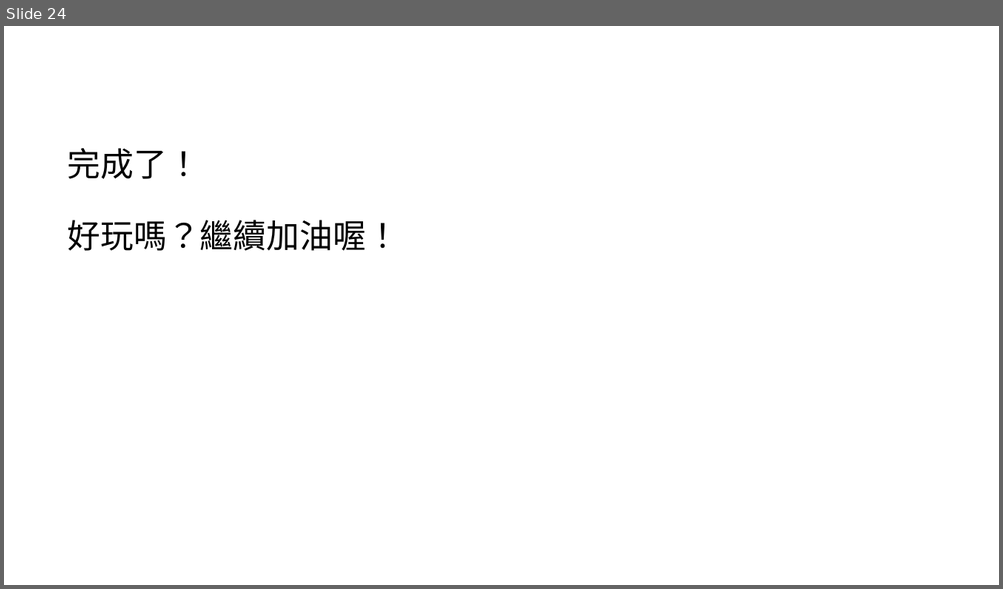
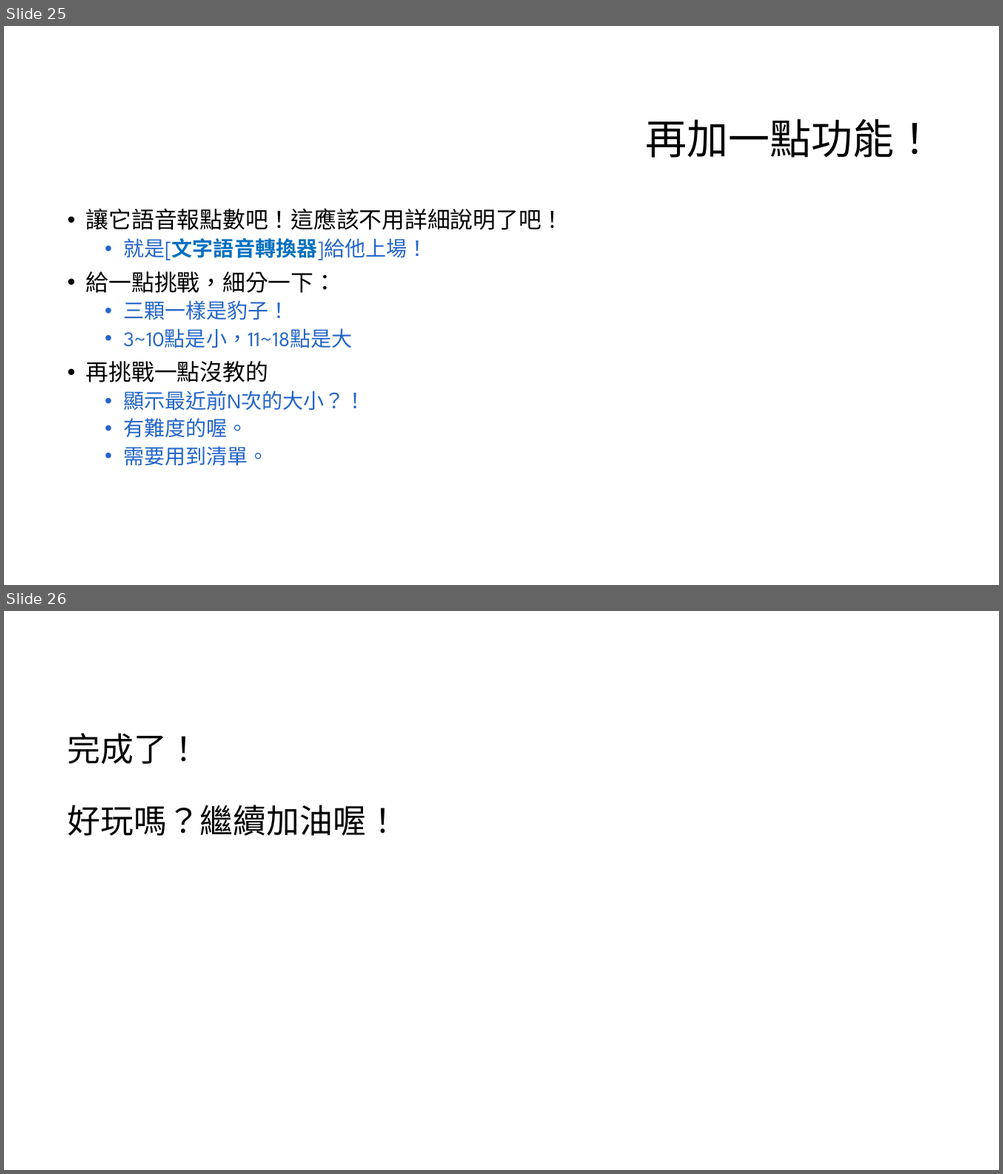
Before and after one commit to liulawsi/My_PPTs, a slide deck: CHING JIAN/AppInventor/04_擲骰子聖手.pptx. Shown one above the other, each under a label of ours: slide 24 before the commit, slides 25 and 26 after it. The pictures are 1003x589 and 1003x1174 pixels, drawn with LibreOffice and Linux fonts; fonts in the diff are those of the drawing; background and template pictures are left out. Boxes give left, top, right and bottom in pixels: in the first picture for what was removed or moved away, otherwise in the second. Text is boxed around its words. In the diff, an @@ line names an element or a change of style, - is before the commit and + after.

```diff
--- a/CHING JIAN/AppInventor/04_擲骰子聖手.pptx
+++ b/CHING JIAN/AppInventor/04_擲骰子聖手.pptx
@@ slide 25 added at (x1=4, y1=26, x2=999, y2=585), background #FFFFFF @@
@@ title added at (x1=646, y1=119, x2=936, y2=158), 40 pt, text #000000 @@
+再加一點功能！
@@ text added at (x1=86, y1=208, x2=564, y2=466), 20 pt, text #2365C9 @@
+• 讓它語音報點數吧！這應該不用詳細說明了吧！
+  • 就是[文字語音轉換器]給他上場！
+• 給一點挑戰，細分一下：
+  • 三顆一樣是豹子！
+  • 3~10點是小，11~18點是大
+• 再挑戰一點沒教的
+  • 顯示最近前N次的大小？！
+  • 有難度的喔。
+  • 需要用到清單。
@@ what was slide 24 is now slide 26 @@
```
Also in this commit, not shown: 2 slides changed, 1 other slide added, 1 other file.
